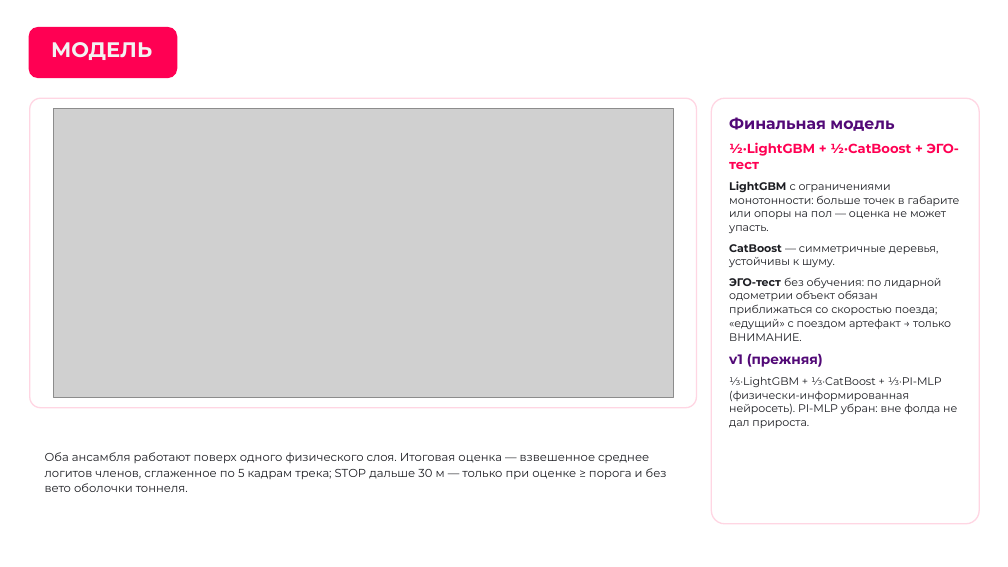
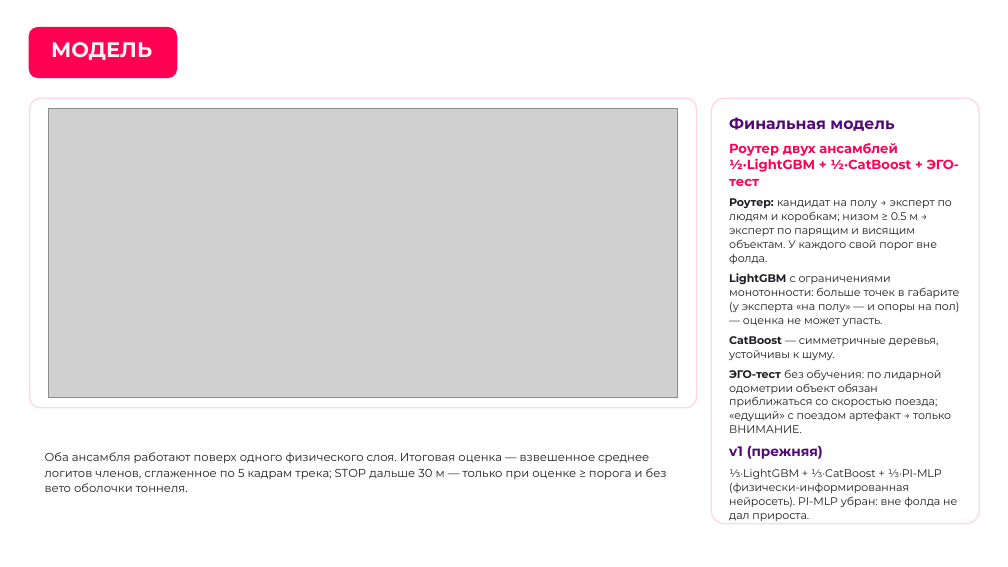
Before and after one commit to EhimenNathan/tunnelguard-lct2026, a slide deck: slide 12 of presentation/TunnelGuard_LCT2026.pptx. Drawn at 1008x567 pixels with LibreOffice and Linux fonts; fonts in the diff are those of the drawing; grey boxes stand for pictures; background and template pictures are left out. Boxes give left, top, right and bottom in pixels: in the first picture for what was removed or moved away, otherwise in the second. Text is boxed around its words. In the diff, an @@ line names an element or a change of style, - is before the commit and + after.

```diff
--- a/presentation/TunnelGuard_LCT2026.pptx
+++ b/presentation/TunnelGuard_LCT2026.pptx
@@ picture: place and size @@
-picture at bbox=[53, 109, 673, 398]
+picture at bbox=[48, 109, 678, 398]
@@ text at bbox=[729, 143, 960, 326]: text changed @@
-½·LightGBM + ½·CatBoost + ЭГО-тест
-LightGBM с ограничениями монотонности: больше точек в габарите или опоры на пол — оценка не может упасть.
+Роутер двух ансамблей ½·LightGBM + ½·CatBoost + ЭГО-тест
+Роутер: кандидат на полу → эксперт по людям и коробкам; низом ≥ 0.5 м → эксперт по парящим и висящим объектам. У каждого свой порог вне фолда.
+LightGBM с ограничениями монотонности: больше точек в габарите (у эксперта «на полу» — и опоры на пол) — оценка не может упасть.
```
Also in this commit, not shown: 6 other slides changed, 1 slide added.
